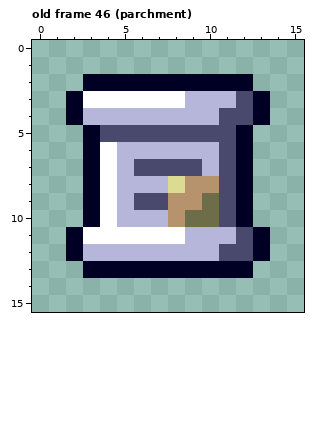
Pixel-art file, stored at assets/Sprites.aseprite. Above, as it was before the edit.
16x16 pixels, 84 frames. Shown: old frame 46 (parchment).
The result:
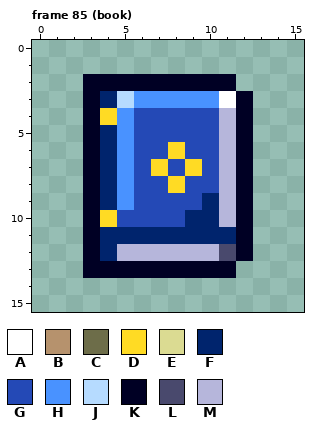
Palette (. is transparent): A #ffffff  B #b6926d  C #6d6d49  D #ffdb24  E #dbdb92  F #00246d  G #2449b6  H #4992ff  J #b6dbff  K #000024  L #49496d  M #b6b6db
A new or re-ordered frame is compared with the old frame closest to it.
From old to new:
frames 84 -> 85
--- frame 85 (book) is new; against old frame 46 (parchment), layer "Sprites"
@@ x 0..15 @@
  1 ................
- 2 ...KKKKKKKKKK...
- 3 ..KAAAAAAMMMLK..
- 4 ..KMMMMMMMMLLK..
- 5 ...KLLLLLLLLK...
- 6 ...KAMMMMMMLK...
- 7 ...KAMLLLLMLK...
- 8 ...KAMMMEBBLK...
- 9 ...KAMLLBBCLK...
-10 ...KAMMMBCCLK...
-11 ..KAAAAAAMMMLK..
-12 ..KMMMMMMMMLLK..
-13 ...KKKKKKKKKK...
+ 2 ...KKKKKKKKK....
+ 3 ...KFJHHHHHAK...
+ 4 ...KDHGGGGGMK...
+ 5 ...KFHGGGGGMK...
+ 6 ...KFHGGDGGMK...
+ 7 ...KFHGDGDGMK...
+ 8 ...KFHGGDGGMK...
+ 9 ...KFHGGGGFMK...
+10 ...KDGGGGFFMK...
+11 ...KFFFFFFFFK...
+12 ...KFMMMMMMLK...
+13 ...KKKKKKKKK....
 14 ................
Changed places in both pictures, as pixel boxes (x1, y1, x2, y2):
changed: (66, 74, 270, 278)
